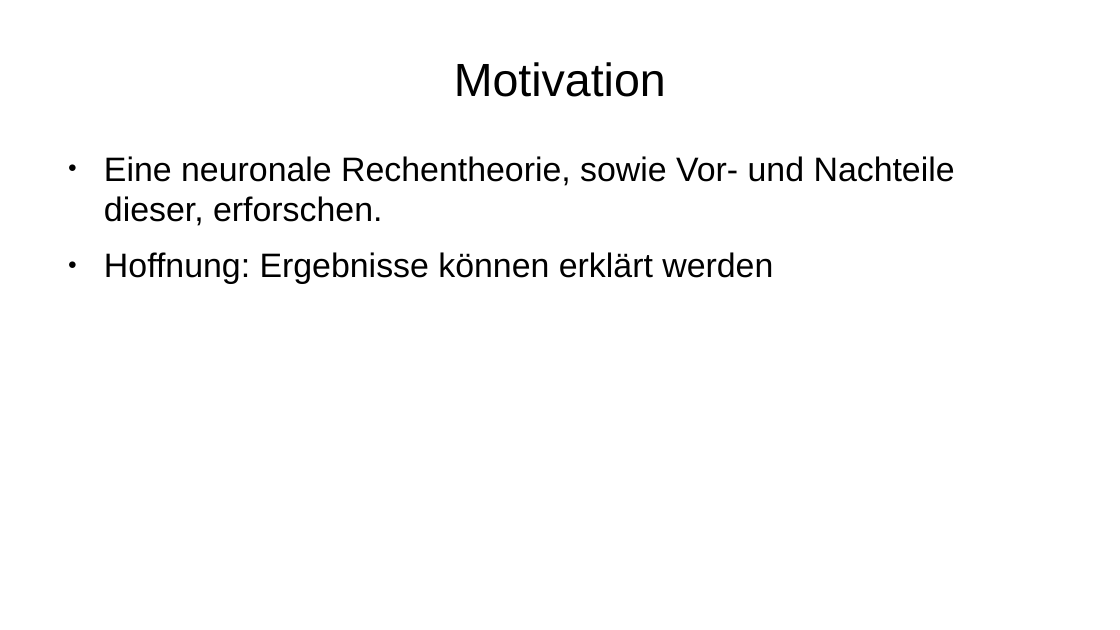
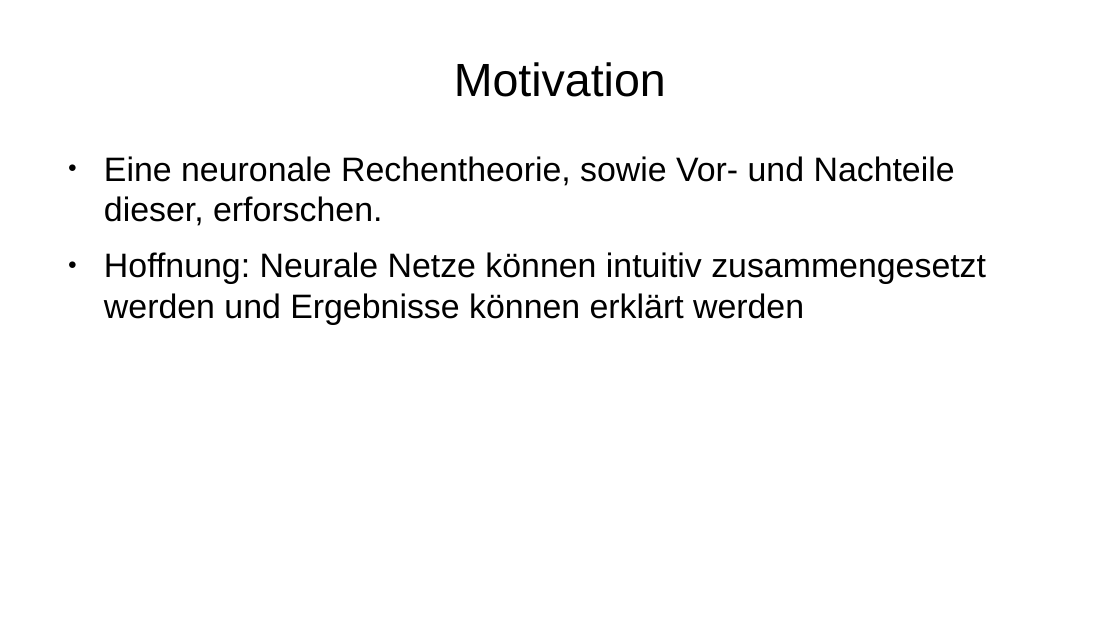
Before and after one commit to Lotes/psi-theorie, a slide deck: slide 3 of presentation.odp. Drawn at 1120x630 pixels with LibreOffice and Linux fonts; fonts in the diff are those of the drawing. Boxes give left, top, right and bottom in pixels: in the first picture for what was removed or moved away, otherwise in the second. Text is boxed around its words. In the diff, an @@ line names an element or a change of style, - is before the commit and + after.

```diff
--- a/presentation.odp
+++ b/presentation.odp
@@ text at [104,252,986,324]: text changed @@
-● Hoffnung: Ergebnisse können erklärt werden
+● Hoffnung: Neurale Netze können intuitiv zusammengesetzt werden und Ergebnisse können erklärt werden
```
Also in this commit, not shown: 3 other slides changed, 3 slides added, 1 slide removed, 3 other files.
